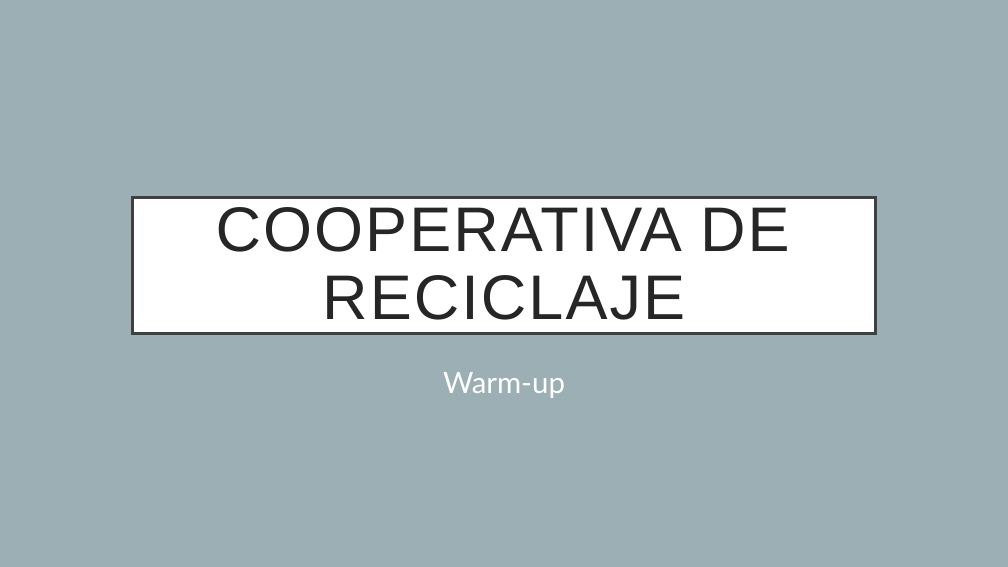
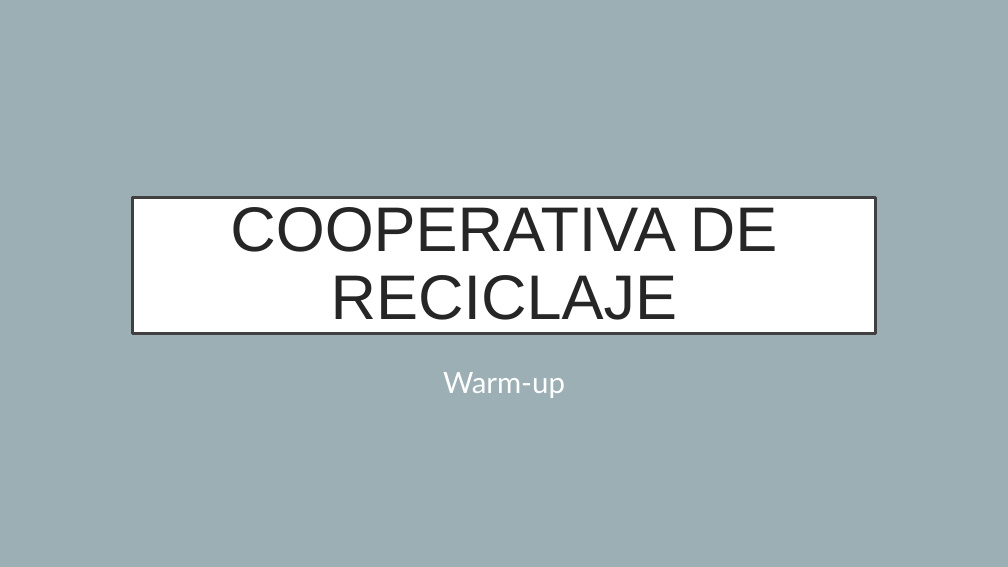
Before and after one commit to magalimenchon/TPE-IMDS-grupo02, a slide deck: slide 1 of Cooperativa de Reciclaje.pptx. Drawn at 1008x567 pixels with LibreOffice and Linux fonts; fonts in the diff are those of the drawing. Boxes give left, top, right and bottom in pixels: in the first picture for what was removed or moved away, otherwise in the second. Text is boxed around its words. In the diff, an @@ line names an element or a change of style, - is before the commit and + after.

```diff
--- a/Cooperativa de Reciclaje.pptx
+++ b/Cooperativa de Reciclaje.pptx
@@ title "COOPERATIVA DE RECICLAJE" at <box>132,197,876,333</box>: letter spacing 2 to 0 pt @@
```
Also in this commit, not shown: 2 other slides changed, 6 slides added.
